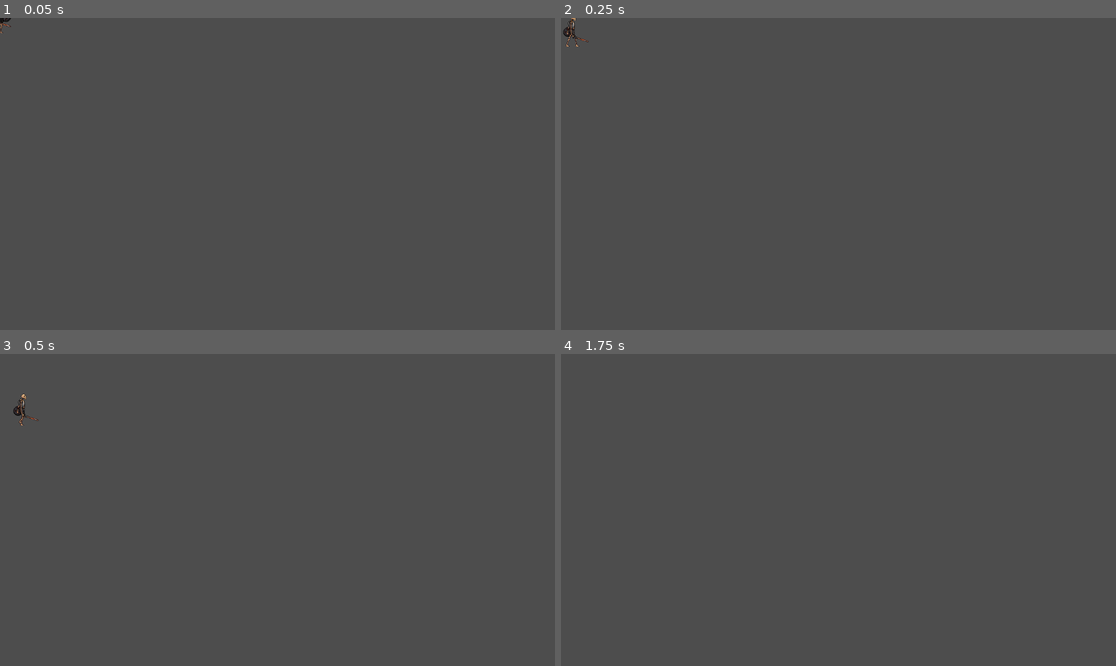
Above: before the commit, frames 1-4 (two rows, left to right).
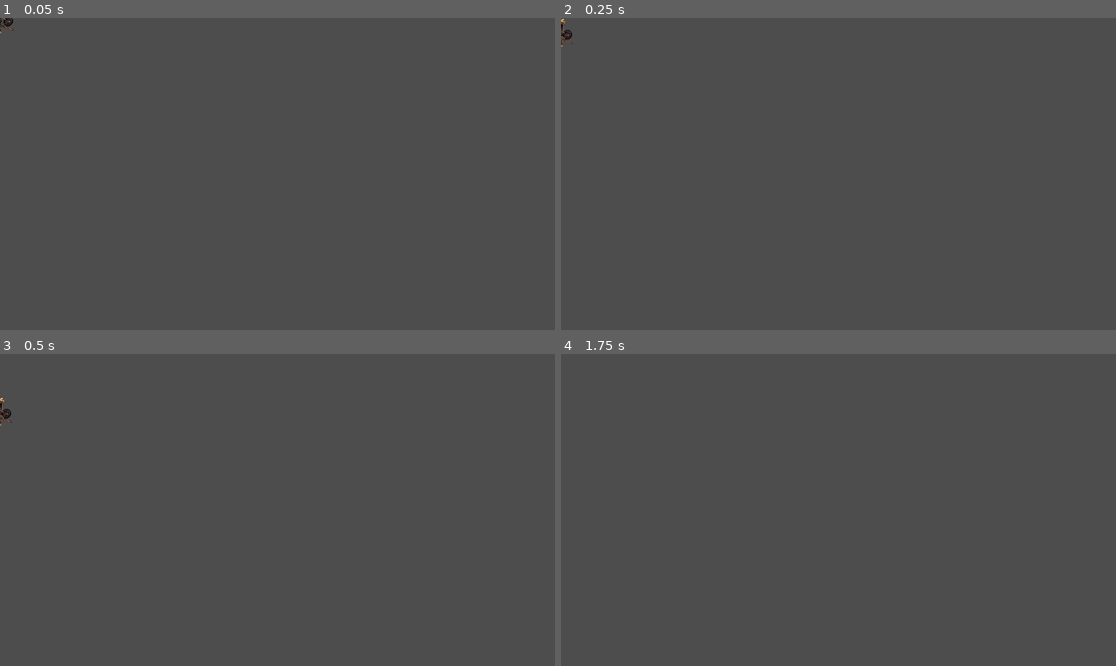
Above: after the commit, the same moments.

Repository: MUmarShahbaz/Dungeon-Explorer_Skeleton-Army
Game: Godot game, scene res://components/characters/skeleton warrior/skeleton warrior.tscn
Two runs of this game, one before a commit and one after it. Both use one fixed random seed, a clock stepped at 60 frames per second and the inputs below. The project has no main scene, so this scene is started directly.
Inputs (mouse positions are in pixels of both pictures, inside the frame that each line leads up to):
- Up to frame 1 (0.05 s): no input
- Up to frame 2 (0.25 s): no input
- Up to frame 3 (0.5 s): no input
- Up to frame 4 (1.75 s): tap Enter at 0.5 s; move the mouse to (960, 494) at 0.52 s; hold D (right) from 0.53 s (still down); tap E (boost) at 0.6 s; tap Space (jump) at 0.77, 1.52 s; move the mouse to (727, 525) at 1.27 s; tap K (cam_down) at 1.35 s

The runs differ from the first frame. In frame 1, less than 0.1% of the frame differs, in the area x 0-3%, y 0-5%; in frame 2, 0.2%; in frame 3, 0.2%, in the area x 0-8%, y 12-23%; in frame 4, nothing differs.

Commit message:
Finalized Mob Brain
Deleting all projectiles after they stop moving

Diff:
--- a/components/buffer/buffer.gd
+++ b/components/buffer/buffer.gd
@@ -1,14 +1,17 @@
 extends Node
 class_name Buffer
 
+signal end()
+
+@export var duration : float = 0.5
 var buffer : bool = false
-var duration : float = 0.5
 var timer : float = 0
 
 func _process(delta: float) -> void:
 	if timer > 0 : timer -= delta
 	if timer < 0 :
 		buffer = false
+		emit_signal("end")
 
 func start():
 	buffer = true
--- a/components/characters/skeleton warrior/skeleton warrior.tscn
+++ b/components/characters/skeleton warrior/skeleton warrior.tscn
@@ -386,6 +386,35 @@
 "values": [&"default"]
 }
 
+[sub_resource type="Animation" id="Animation_pma8q"]
+resource_name = "attack_1"
+length = 0.50001
+step = 0.1
+tracks/0/type = "value"
+tracks/0/imported = false
+tracks/0/enabled = true
+tracks/0/path = NodePath("sprite:animation")
+tracks/0/interp = 1
+tracks/0/loop_wrap = true
+tracks/0/keys = {
+"times": PackedFloat32Array(0),
+"transitions": PackedFloat32Array(1),
+"update": 1,
+"values": [&"attack_1"]
+}
+tracks/1/type = "value"
+tracks/1/imported = false
+tracks/1/enabled = true
+tracks/1/path = NodePath("sprite:frame")
+tracks/1/interp = 1
+tracks/1/loop_wrap = true
+tracks/1/keys = {
+"times": PackedFloat32Array(0, 0.1, 0.2, 0.3, 0.4),
+"transitions": PackedFloat32Array(1, 1, 1, 1, 1),
+"update": 1,
+"values": [0, 1, 2, 3, 4]
+}
+
 [sub_resource type="Animation" id="Animation_y1brm"]
 resource_name = "attack_2"
 length = 0.60001
@@ -430,6 +459,35 @@
 "transitions": PackedFloat32Array(1),
 "update": 1,
 "values": [&"attack_3"]
+}
+tracks/1/type = "value"
+tracks/1/imported = false
+tracks/1/enabled = true
+tracks/1/path = NodePath("sprite:frame")
+tracks/1/interp = 1
+tracks/1/loop_wrap = true
+tracks/1/keys = {
+"times": PackedFloat32Array(0, 0.1, 0.2, 0.3),
+"transitions": PackedFloat32Array(1, 1, 1, 1),
+"update": 1,
+"values": [0, 1, 2, 3]
+}
+
+[sub_resource type="Animation" id="Animation_ffo2t"]
+resource_name = "die"
+length = 0.40001
+step = 0.1
+tracks/0/type = "value"
+tracks/0/imported = false
+tracks/0/enabled = true
+tracks/0/path = NodePath("sprite:animation")
+tracks/0/interp = 1
+tracks/0/loop_wrap = true
+tracks/0/keys = {
+"times": PackedFloat32Array(0),
+"transitions": PackedFloat32Array(1),
+"update": 1,
+"values": [&"die"]
 }
 tracks/1/type = "value"
 tracks/1/imported = false
@@ -561,64 +619,6 @@
 "transitions": PackedFloat32Array(1, 1, 1, 1, 1, 1, 1),
 "update": 1,
 "values": [0, 1, 2, 3, 4, 5, 6]
-}
-
-[sub_resource type="Animation" id="Animation_pma8q"]
-resource_name = "attack_1"
-length = 0.50001
-step = 0.1
-tracks/0/type = "value"
-tracks/0/imported = false
-tracks/0/enabled = true
-tracks/0/path = NodePath("sprite:animation")
-tracks/0/interp = 1
-tracks/0/loop_wrap = true
-tracks/0/keys = {
-"times": PackedFloat32Array(0),
-"transitions": PackedFloat32Array(1),
-"update": 1,
-"values": [&"attack_1"]
-}
-tracks/1/type = "value"
-tracks/1/imported = false
-tracks/1/enabled = true
-tracks/1/path = NodePath("sprite:frame")
-tracks/1/interp = 1
-tracks/1/loop_wrap = true
-tracks/1/keys = {
-"times": PackedFloat32Array(0, 0.1, 0.2, 0.3, 0.4),
-"transitions": PackedFloat32Array(1, 1, 1, 1, 1),
-"update": 1,
-"values": [0, 1, 2, 3, 4]
-}
-
-[sub_resource type="Animation" id="Animation_ffo2t"]
-resource_name = "die"
-length = 0.40001
-step = 0.1
-tracks/0/type = "value"
-tracks/0/imported = false
-tracks/0/enabled = true
-tracks/0/path = NodePath("sprite:animation")
-tracks/0/interp = 1
-tracks/0/loop_wrap = true
-tracks/0/keys = {
-"times": PackedFloat32Array(0),
-"transitions": PackedFloat32Array(1),
-"update": 1,
-"values": [&"die"]
-}
-tracks/1/type = "value"
-tracks/1/imported = false
-tracks/1/enabled = true
-tracks/1/path = NodePath("sprite:frame")
-tracks/1/interp = 1
-tracks/1/loop_wrap = true
-tracks/1/keys = {
-"times": PackedFloat32Array(0, 0.1, 0.2, 0.3),
-"transitions": PackedFloat32Array(1, 1, 1, 1),
-"update": 1,
-"values": [0, 1, 2, 3]
 }
 
 [sub_resource type="AnimationLibrary" id="AnimationLibrary_xvblh"]
@@ -733,7 +733,7 @@
 
 [node name="Skeleton Warrior" type="CharacterBody2D" node_paths=PackedStringArray("attack_buffer", "VIS_Ray", "ANM_Animated_Sprite", "ANM_Animation_Player", "ANM_Animation_Tree")]
 script = ExtResource("1_cgs5t")
-attack_buffer = NodePath("attack_buffer")
+attack_buffer = NodePath("Attack Buffer")
 VIS_Ray = NodePath("RayCast2D")
 VIS_Range = 100.0
 VIS_Attack_Range = 50.0
@@ -741,6 +741,7 @@
 HP_Regeneration_Rate = 0.0
 SP_Stamina_Points = 0.0
 SP_Regeneration_Rate = 0.0
+MV_Run_Speed = 280.0
 ATK_Damage = 5.0
 ANM_Animated_Sprite = NodePath("sprite")
 ANM_Animation_Player = NodePath("anim_player")
@@ -748,7 +749,6 @@
 
 [node name="sprite" type="AnimatedSprite2D" parent="."]
 sprite_frames = SubResource("SpriteFrames_kbpb8")
-frame = 1
 offset = Vector2(0, -34)
 
 [node name="collider" type="CollisionShape2D" parent="."]
@@ -764,9 +764,10 @@
 anim_player = NodePath("../anim_player")
 parameters/conditions/attack = 0.70001
 
-[node name="attack_buffer" type="Node" parent="."]
-script = ExtResource("10_xvblh")
-metadata/_custom_type_script = "uid://n2liqouspgxa"
-
 [node name="RayCast2D" type="RayCast2D" parent="."]
 collision_mask = 2
+
+[node name="Attack Buffer" type="Node" parent="."]
+script = ExtResource("10_xvblh")
+duration = 0.1
+metadata/_custom_type_script = "uid://n2liqouspgxa"
--- a/components/characters/skeleton warrior/skeleton_warrior.gd
+++ b/components/characters/skeleton warrior/skeleton_warrior.gd
@@ -5,5 +5,6 @@
 func _process(delta: float) -> void:
 	ANM_Animation_Tree.set("parameters/conditions/attack", attack_buffer.buffer)
 
-func attack():
-	pass
+func pounce(player):
+	super.pounce(player)
+	attack_buffer.start()
--- a/components/entity/enemy.gd
+++ b/components/entity/enemy.gd
@@ -15,8 +15,6 @@
 @export var VIS_Ray : RayCast2D
 @export var VIS_Range : float
 @export var VIS_Attack_Range : float
-@export_group("Other")
-@export var spread : float = 60
 # Mob Brain
 enum  state {patrol, pursue, pounce}
 var current_state : state = state.patrol
@@ -47,25 +45,29 @@
 			pounce(player)
 
 # Behaviour
-@onready var home = global_position
-var distance_from_home = 50
+@onready var home = global_position.x
+var max_dist: int = 100
+var next_dist: int = 0
+var pause: bool = false
+
 func patrol(delta):
-	if !check_anim("idle") and !check_anim("walk"): home = global_position
-	print(!check_anim("idle") and !check_anim("walk"))
-	if to_local(home).x < distance_from_home and velocity.x == 0:
-		if randi_range(0, 1) == 1: flip()
-		ANM_Animation_Tree.get("parameters/playback").travel("walk")
-		velocity.x = facing * MV_Speed
-	if to_local(home).x >= distance_from_home:
-		ANM_Animation_Tree.get("parameters/playback").travel("idle")
+	if pause: return
+	if next_dist * facing < 0 : flip()
+	ANM_Animation_Tree.get("parameters/playback").travel("walk")
+	velocity.x = MV_Speed * (-1 if next_dist < 0 else 1)
+	if home + abs(next_dist) < global_position.x or home - abs(next_dist) > global_position.x:
 		velocity.x = 0
-		await get_tree().create_timer(randf_range(0.5, 1)).timeout
+		pause = true
+		home = global_position.x
+		next_dist = randi_range(50 , max_dist) if randi_range(0, 100) > 50 else randf_range(-max_dist, -50)
+		await get_tree().create_timer(randf_range(3, 5)).timeout
+		pause = false
 
 func pursue(player : Player, delta: float):
 	ANM_Animation_Tree.get("parameters/playback").travel("run")
 	face_player(player)
 	var dir : Vector2 = to_local(player.global_position).normalized()
-	velocity.x = dir.x * delta * 100 * MV_Run_Speed
+	velocity.x = dir.x * MV_Run_Speed
 
 # Rewrite in lowest child
 func pounce(player):
--- a/components/projectiles/projectile.gd
+++ b/components/projectiles/projectile.gd
@@ -17,6 +17,9 @@
 	contact_monitor = true
 	max_contacts_reported = 1
 	if direction == -1 : flip()
+	while true:
+		await get_tree().create_timer(5).timeout
+		if abs(linear_velocity.x) < 2: queue_free()
 
 func flip():
 	sprite.flip_h = !sprite.flip_h
